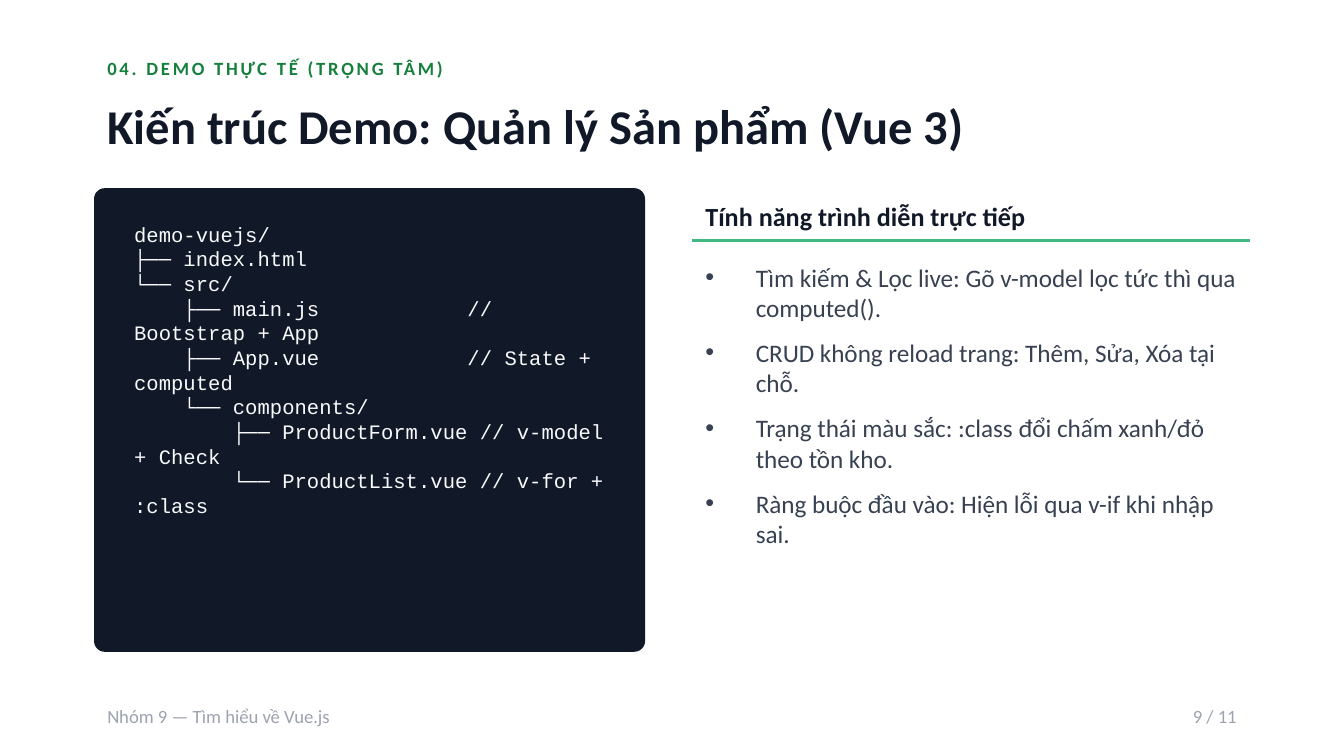
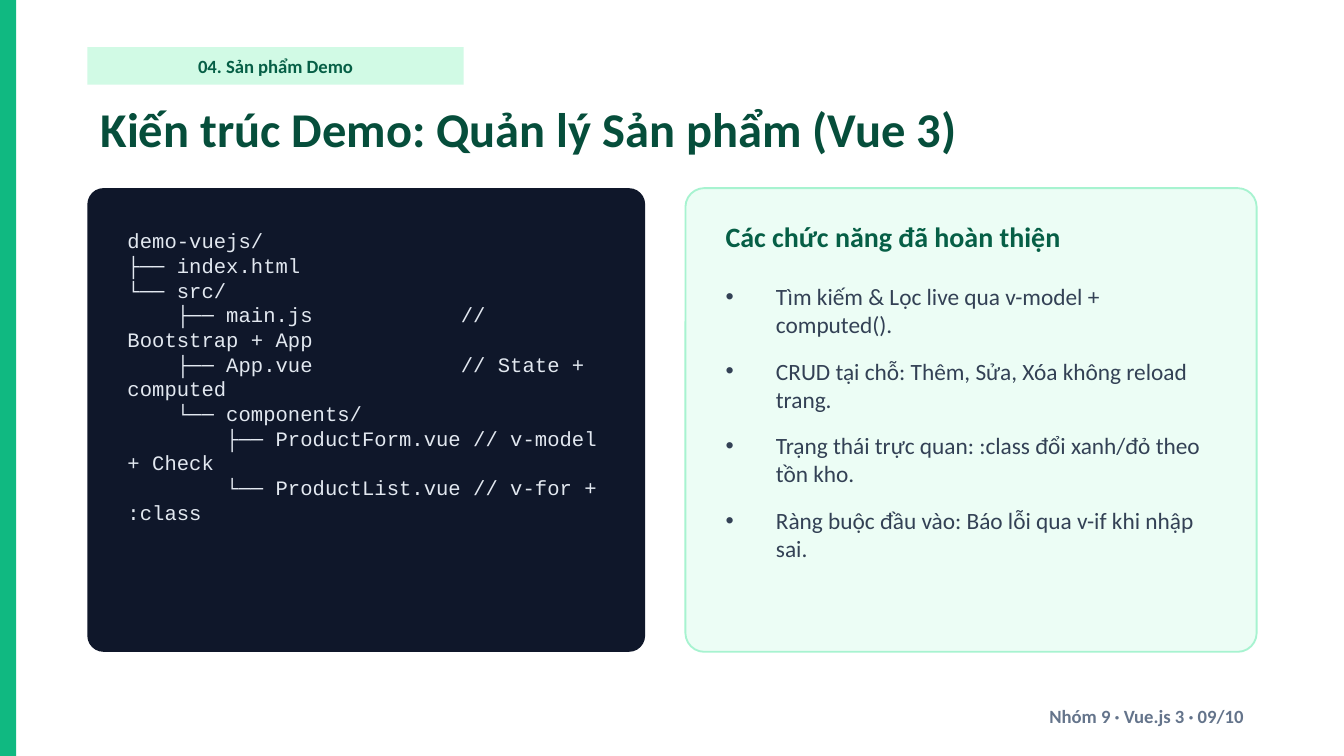
Before and after one commit to Musual-Moncra/vuejs-presentation-group9, a slide deck: slide 9 of Slide_ThuyetTrinh_VueJS_Nhom9.pptx. Drawn at 1344x756 pixels with LibreOffice and Linux fonts; fonts in the diff are those of the drawing. Boxes give left, top, right and bottom in pixels: in the first picture for what was removed or moved away, otherwise in the second. Text is boxed around its words. In the diff, an @@ line names an element or a change of style, - is before the commit and + after.

Commit message:
design: distinct emerald-rounded layout for Group 9 and remove demo instruction slide

```diff
--- a/Slide_ThuyetTrinh_VueJS_Nhom9.pptx
+++ b/Slide_ThuyetTrinh_VueJS_Nhom9.pptx
@@ rectangle added at <box>0,0,16,755</box>, fill #10B981 @@
@@ rectangle added at <box>87,47,464,85</box>, fill #D1FAE5, 10 pt, text #065F46, bold @@
+04. Sản phẩm Demo
@@ text removed at <box>94,51,900,85</box> @@
-04. DEMO THỰC TẾ (TRỌNG TÂM)
@@ text "Kiến trúc Demo: Quản lý ..." at <box>101,109,957,155</box>: text colour #111827 to #064E3B @@
@@ rounded rectangle: place and size @@
-rounded rectangle at <box>94,188,645,652</box>
+rounded rectangle at <box>87,188,645,652</box>
@@ rounded rectangle at <box>87,188,645,652</box>: fill #111827 to #0F172A; proportions changed @@
@@ rounded rectangle added at <box>685,188,1257,652</box>, fill #ECFDF5, outline #A7F3D0 1 pt @@
@@ text removed at <box>705,205,1025,231</box> @@
-Tính năng trình diễn trực tiếp
@@ text "demo-vuejs/": place and size @@
-text "demo-vuejs/" at <box>134,227,603,514</box>
+text "demo-vuejs/" at <box>127,234,596,520</box>
@@ text "demo-vuejs/" at <box>127,234,596,520</box>: text colour #F9FAFB to #E2E8F0 @@
@@ text added at <box>726,227,1061,252</box>, 15 pt, text #065F46, bold @@
+Các chức năng đã hoàn thiện
@@ line removed from (692, 241) to (1250, 241) @@
@@ text at <box>776,287,1200,557</box>: text changed; size 13.5 to 12.5 pt; text colour #374151 to #334155 @@
-• Tìm kiếm & Lọc live: Gõ v-model lọc tức thì qua computed().
-• CRUD không reload trang: Thêm, Sửa, Xóa tại chỗ.
-• Trạng thái màu sắc: :class đổi chấm xanh/đỏ theo tồn kho.
-• Ràng buộc đầu vào: Hiện lỗi qua v-if khi nhập sai.
+• Tìm kiếm & Lọc live qua v-model + computed().
+• CRUD tại chỗ: Thêm, Sửa, Xóa không reload trang.
+• Trạng thái trực quan: :class đổi xanh/đỏ theo tồn kho.
+• Ràng buộc đầu vào: Báo lỗi qua v-if khi nhập sai.
@@ text removed at <box>107,708,330,726</box> @@
-Nhóm 9 — Tìm hiểu về Vue.js
@@ text at <box>1049,710,1244,726</box>: text changed; text colour #9CA3AF to #64748B; bold on @@
-9 / 11
+Nhóm 9 · Vue.js 3 · 09/10
```
Also in this commit, not shown: 9 other slides changed, 1 slide removed, 2 other files.
